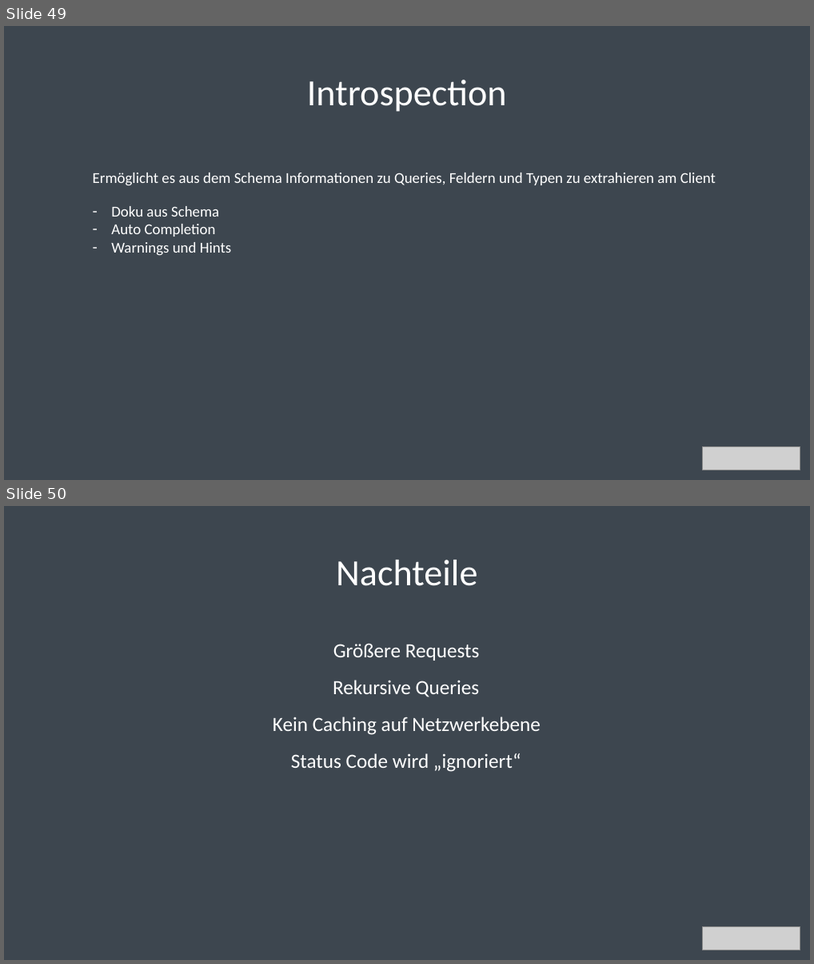
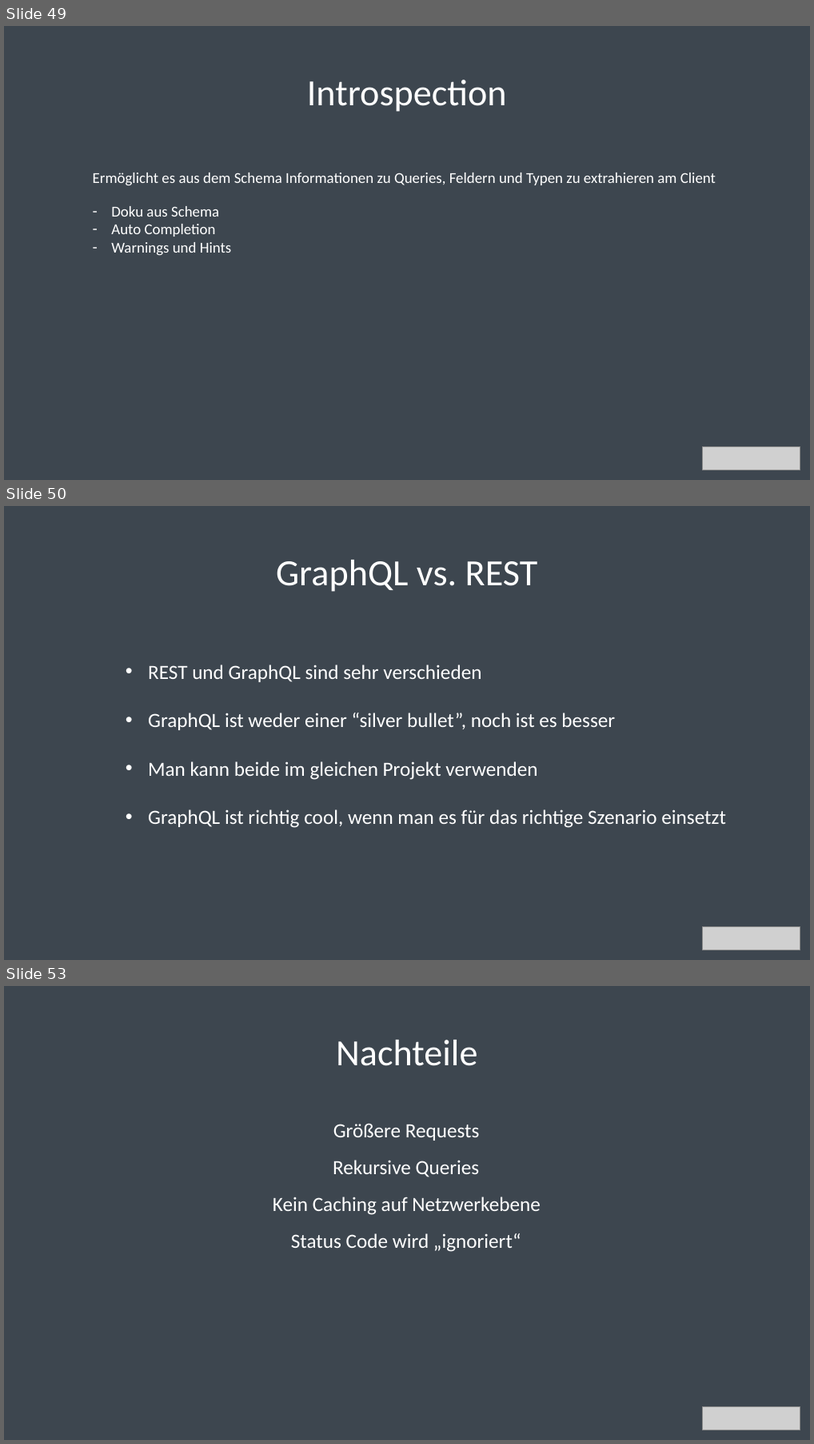
Before and after one commit to bytePassion/GraphQL-Talk, a slide deck: slides/GraphqlSlides.pptx. Shown one above the other, each under a label of ours: slides 49 and 50 before the commit, slides 49, 50 and 53 after it; the slides between them are not shown. The pictures are 814x964 and 814x1444 pixels, drawn with LibreOffice and Linux fonts; fonts in the diff are those of the drawing; grey boxes stand for pictures. Boxes give left, top, right and bottom in pixels: in the first picture for what was removed or moved away, otherwise in the second. Text is boxed around its words. In the diff, an @@ line names an element or a change of style, - is before the commit and + after.

```diff
--- a/slides/GraphqlSlides.pptx
+++ b/slides/GraphqlSlides.pptx
@@ slide 50 added at bbox=[4, 506, 810, 960], background #3D464F @@
@@ title added at bbox=[276, 560, 538, 592], 44 pt, text #FFFFFF @@
+GraphQL vs. REST
@@ text added at bbox=[148, 664, 726, 828], 24 pt, text #FFFFFF @@
+• REST und GraphQL sind sehr verschieden
+• GraphQL ist weder einer “silver bullet”, noch ist es besser
+• Man kann beide im gleichen Projekt verwenden
+• GraphQL ist richtig cool, wenn man es für das richtige Szenario einsetzt
@@ picture added at bbox=[702, 927, 800, 950] @@
@@ what was slide 50 is now slide 53 @@
```
Also in this commit, not shown: 2 other slides added.
